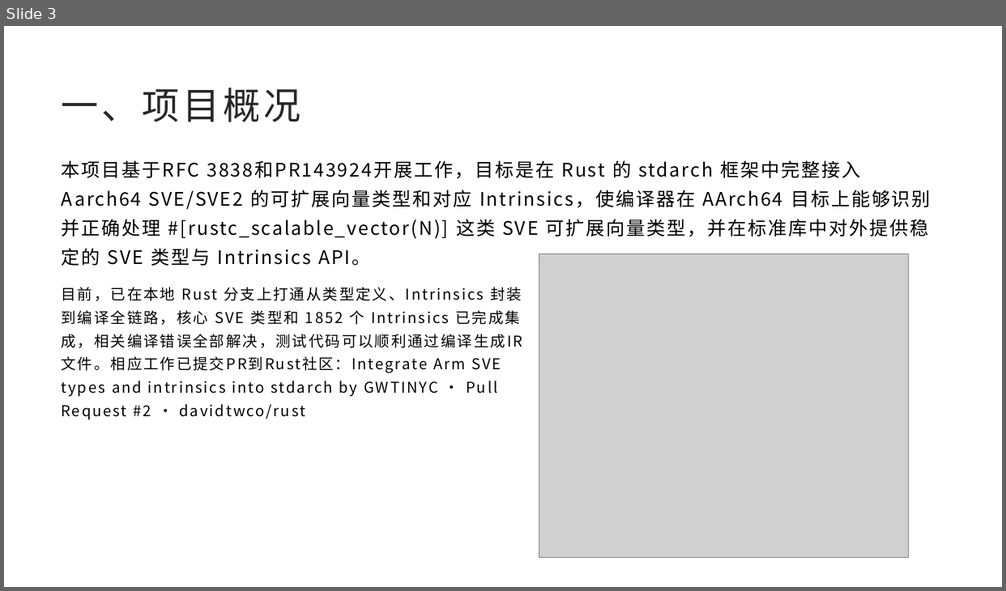
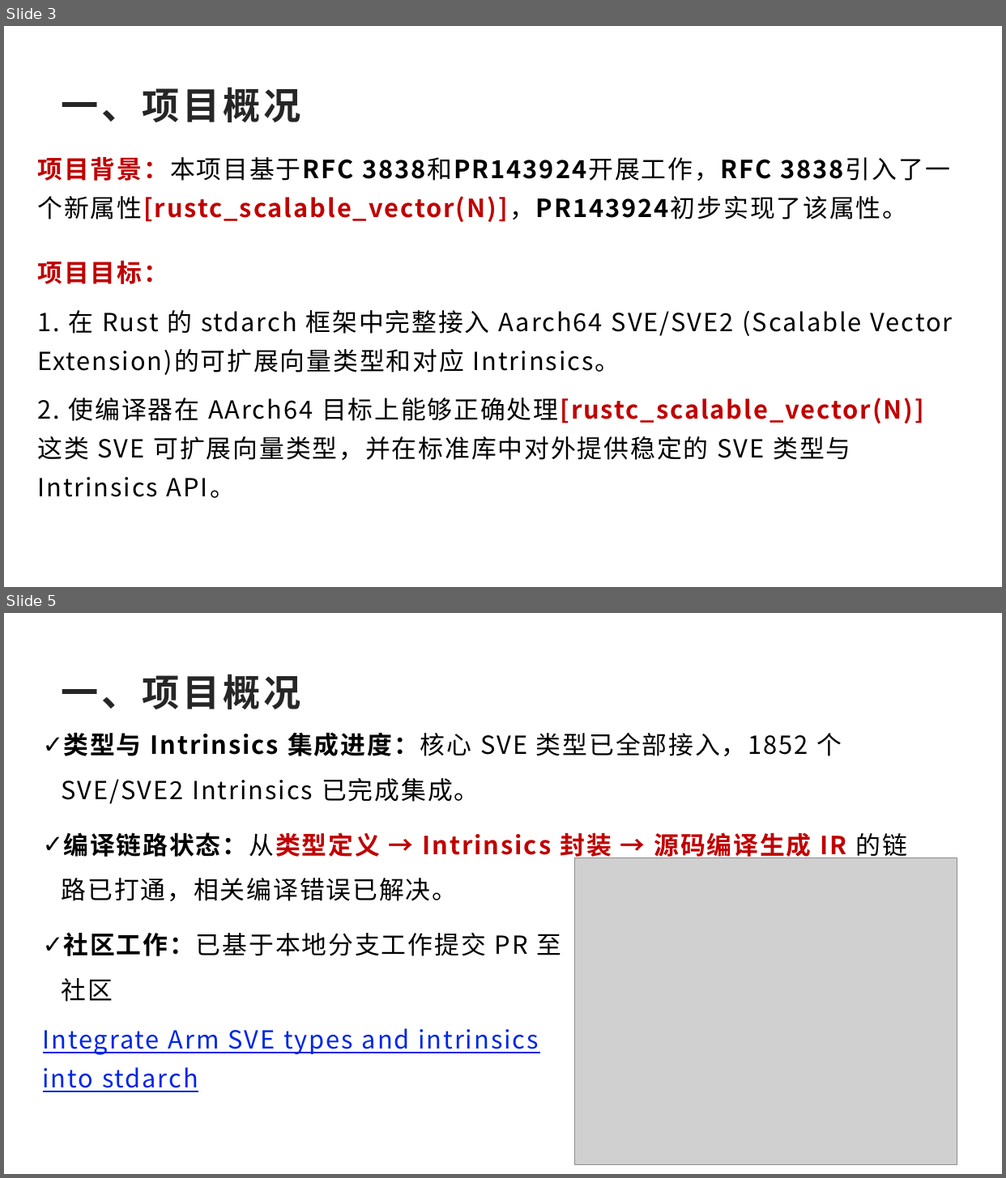
Before and after one commit to GWTINYC/rust, a slide deck: Rust Report.pptx. Shown one above the other, each under a label of ours: slide 3 before the commit, slides 3 and 5 after it; the slides between them are not shown. The pictures are 1006x591 and 1006x1178 pixels, drawn with LibreOffice and Linux fonts; fonts in the diff are those of the drawing; grey boxes stand for pictures. Boxes give left, top, right and bottom in pixels: in the first picture for what was removed or moved away, otherwise in the second. Text is boxed around its words. In the diff, an @@ line names an element or a change of style, - is before the commit and + after.

```diff
--- a/Rust Report.pptx
+++ b/Rust Report.pptx
@@ slide 5 added at <box>4,613,1002,1174</box>, background #FFFFFF @@
@@ title added at <box>62,674,301,709</box>, 36 pt, text #262626, bold @@
+一、项目概况
@@ text added at <box>62,732,908,901</box>, 24 pt, text #000000 @@
+✓ 类型与 Intrinsics 集成进度：核心 SVE 类型已全部接入，1852 个 SVE/SVE2 Intrinsics 已完成集成。
+✓ 编译链路状态：从类型定义 → Intrinsics 封装 → 源码编译生成 IR 的链路已打通，相关编译错误已解决。
@@ picture added at <box>574,858,957,1165</box> @@
@@ text added at <box>43,933,562,1093</box>, 24 pt, text #0026E5, underline @@
+✓ 社区工作：已基于本地分支工作提交 PR 至社区
+Integrate Arm SVE types and intrinsics into stdarch
@@ slide 3 changed as well @@
@@ title "一、项目概况" at <box>62,87,301,122</box>: bold on @@
@@ text at <box>37,156,953,498</box>: text changed; size 18 to 24 pt @@
-本项目基于RFC 3838和PR143924开展工作，目标是在 Rust 的 stdarch 框架中完整接入 Aarch64 SVE/SVE2 的可扩展向量类型和对应 Intrinsics，使编译器在 AArch64 目标上能够识别并正确处理 #[rustc_scalable_vector(N)] 这类 SVE 可扩展向量类型，并在标准库中对外提供稳定的 SVE 类型与 Intrinsics API。
+项目背景：本项目基于RFC 3838和PR143924开展工作，RFC 3838引入了一个新属性[rustc_scalable_vector(N)]，PR143924初步实现了该属性。
+项目目标：
+1. 在 Rust 的 stdarch 框架中完整接入 Aarch64 SVE/SVE2 (Scalable Vector Extension)的可扩展向量类型和对应 Intrinsics。
+2. 使编译器在 AArch64 目标上能够正确处理[rustc_scalable_vector(N)] 这类 SVE 可扩展向量类型，并在标准库中对外提供稳定的 SVE 类型与 Intrinsics API。
@@ picture removed at <box>539,254,908,558</box> @@
@@ text removed at <box>62,287,522,416</box> @@
-目前，已在本地 Rust 分支上打通从类型定义、Intrinsics 封装到编译全链路，核心 SVE 类型和 1852 个 Intrinsics 已完成集成，相关编译错误全部解决，测试代码可以顺利通过编译生成IR文件。相应工作已提交PR到Rust社区：Integrate Arm SVE types and intrinsics into stdarch by GWTINYC · Pull Request #2 · davidtwco/rust
```
Also in this commit, not shown: 7 other slides changed, 2 other slides added, 2 slides removed.
